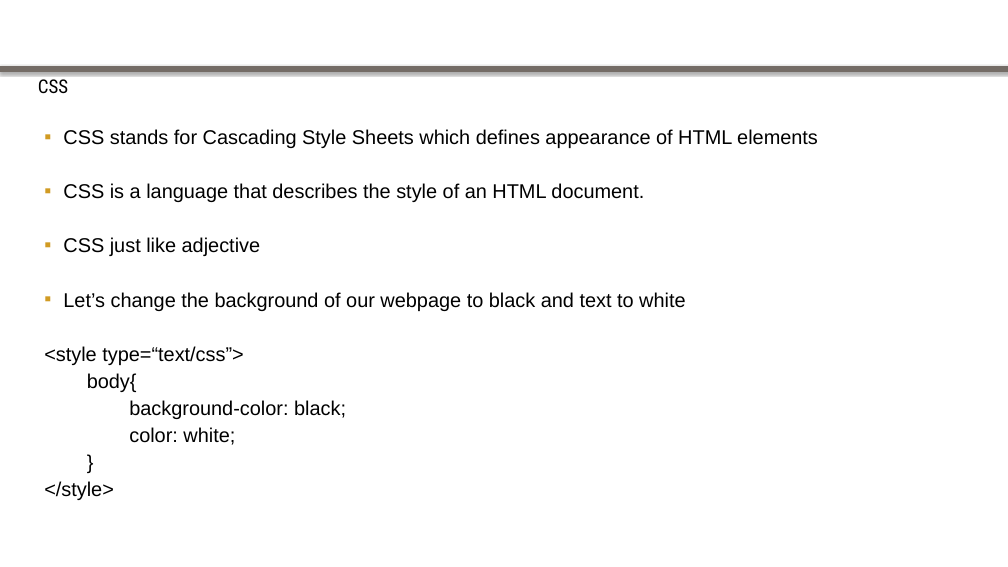
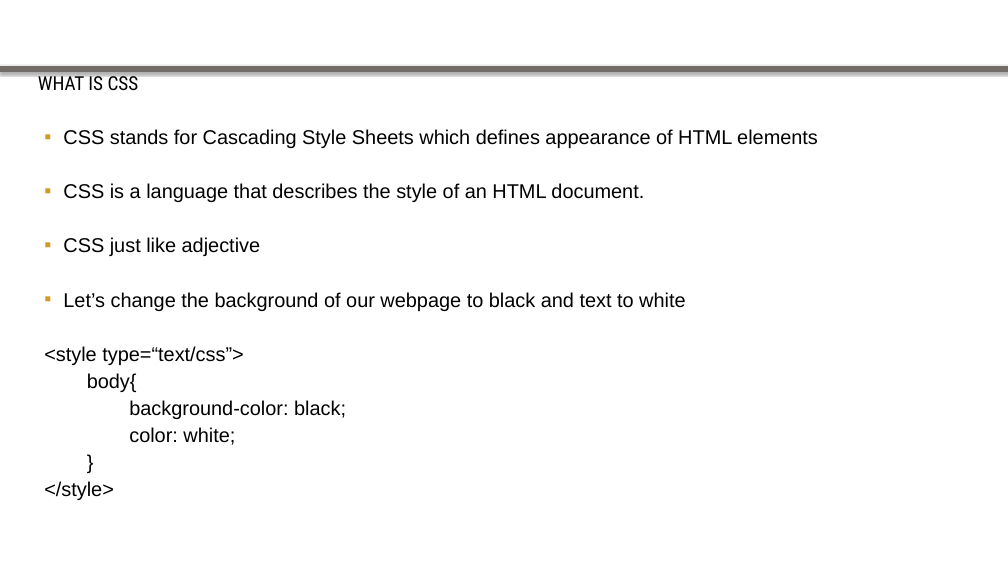
Before and after one commit to goldironhack/2017-Purdue-IronHack-Tutorials, a slide deck: slide 11 of session1/HTML CSS & Github Tutorial.pptx (slide 7 before the commit). Drawn at 1008x567 pixels with LibreOffice and Linux fonts; fonts in the diff are those of the drawing; background and template pictures are left out. Boxes give left, top, right and bottom in pixels: in the first picture for what was removed or moved away, otherwise in the second. Text is boxed around its words. In the diff, an @@ line names an element or a change of style, - is before the commit and + after.

```diff
--- a/session1/HTML CSS & Github Tutorial.pptx
+++ b/session1/HTML CSS & Github Tutorial.pptx
@@ text at (38, 73, 139, 90): text changed; size 18 to 18.2 pt @@
-CSS
+WHAT IS CSS
```
Also in this commit, not shown: 9 other slides changed, 5 slides added.
